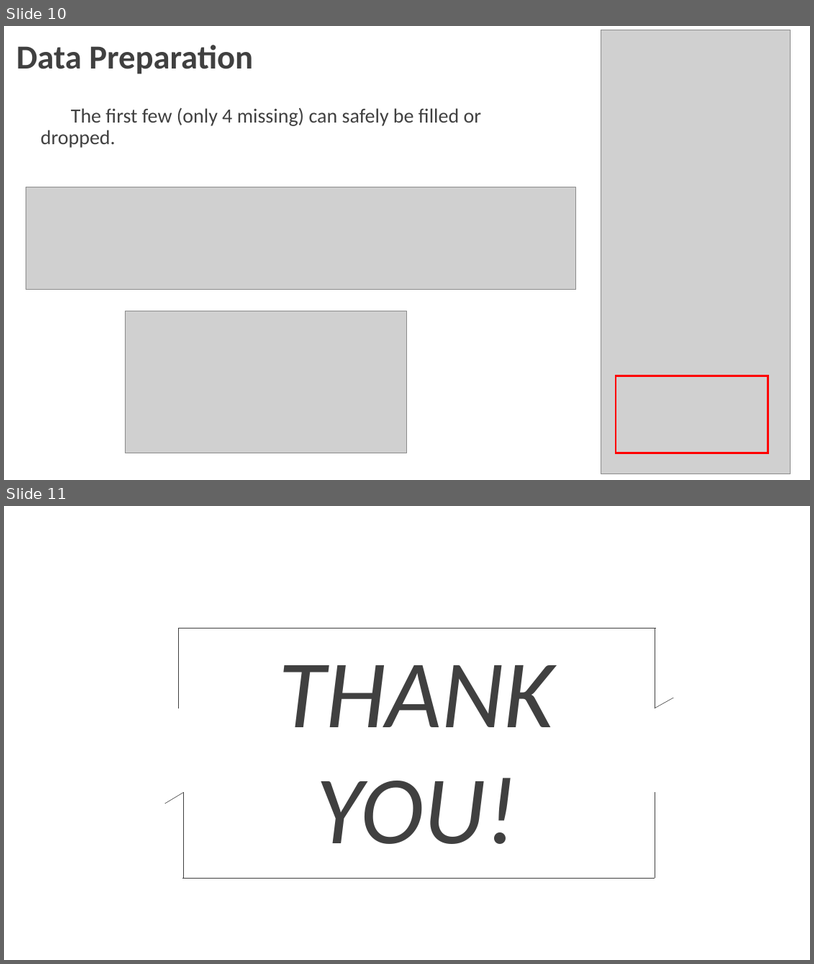
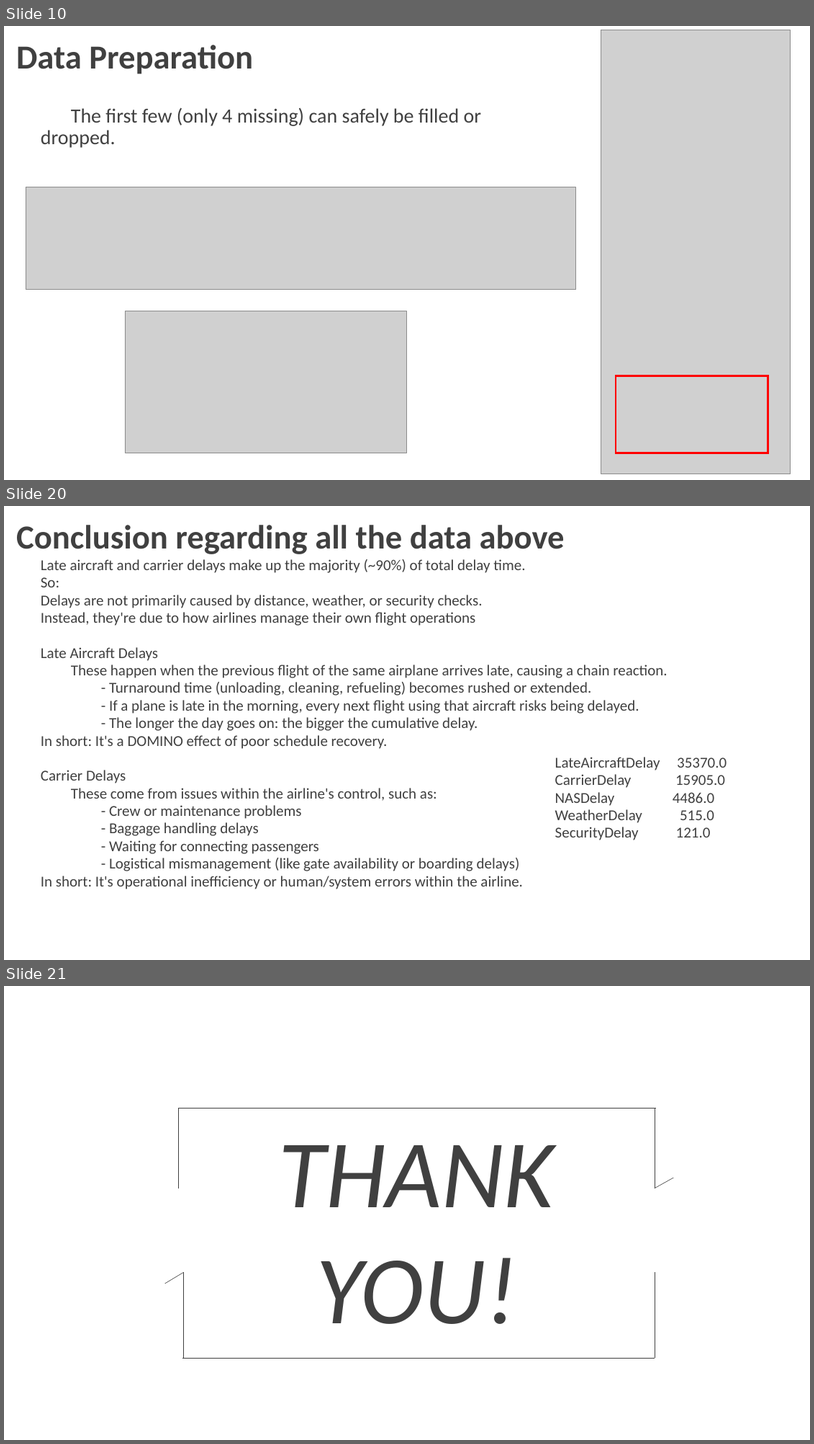
Before and after one commit to McLight-Note/Data_Process_Programming, a slide deck: Final_Project.pptx. Shown one above the other, each under a label of ours: slides 10 and 11 before the commit, slides 10, 20 and 21 after it; the slides between them are not shown. The pictures are 814x964 and 814x1444 pixels, drawn with LibreOffice and Linux fonts; fonts in the diff are those of the drawing; grey boxes stand for pictures; background and template pictures are left out. Boxes give left, top, right and bottom in pixels: in the first picture for what was removed or moved away, otherwise in the second. Text is boxed around its words. In the diff, an @@ line names an element or a change of style, - is before the commit and + after.

```diff
--- a/Final_Project.pptx
+++ b/Final_Project.pptx
@@ slide 20 added at [4, 506, 810, 960], background picture (left out) @@
@@ text added at [16, 525, 565, 554], 40 pt, text #404040, bold @@
+Conclusion regarding all the data above
@@ text added at [41, 559, 667, 889], 18 pt, text #404040 @@
+Late aircraft and carrier delays make up the majority (~90%) of total delay time.
+So:
+Delays are not primarily caused by distance, weather, or security checks.
+Instead, they're due to how airlines manage their own flight operations
+Late Aircraft Delays
+  These happen when the previous flight of the same airplane arrives late, causing a chain reaction.
+    - Turnaround time (unloading, cleaning, refueling) becomes rushed or extended.
+    - If a plane is late in the morning, every next flight using that aircraft risks being delayed.
+    - The longer the day goes on: the bigger the cumulative delay.
+In short: It's a DOMINO effect of poor schedule recovery.
+Carrier Delays
+  These come from issues within the airline's control, such as:
+    - Crew or maintenance problems
+    - Baggage handling delays
+    - Waiting for connecting passengers
+    - Logistical mismanagement (like gate availability or boarding delays)
+In short: It's operational inefficiency or human/system errors within the airline.
@@ text added at [556, 757, 727, 840], 18 pt, text #404040 @@
+LateAircraftDelay 35370.0
+CarrierDelay 15905.0
+NASDelay 4486.0
+WeatherDelay 515.0
+SecurityDelay 121.0
@@ what was slide 11 is now slide 21 @@
```
Also in this commit, not shown: 9 other slides added, 1 other file.
